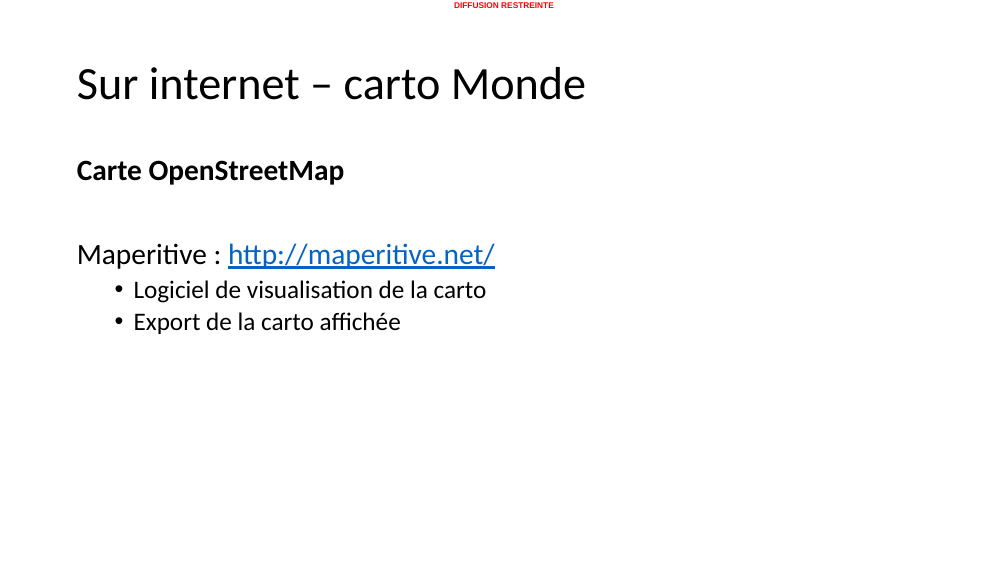
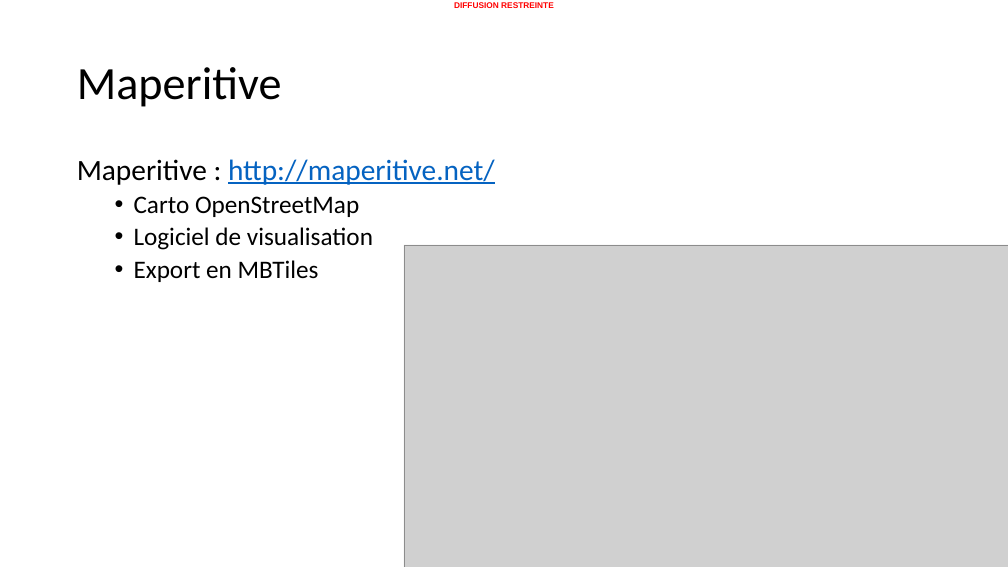
Before and after one commit to 20100dbg/OutilsGeo, a slide deck: slide 13 of cours/Guide - obtenir des cartes.pptx (slide 9 before the commit). Drawn at 1008x567 pixels with LibreOffice and Linux fonts; fonts in the diff are those of the drawing; grey boxes stand for pictures; background and template pictures are left out. Boxes give left, top, right and bottom in pixels: in the first picture for what was removed or moved away, otherwise in the second. Text is boxed around its words. In the diff, an @@ line names an element or a change of style, - is before the commit and + after.

```diff
--- a/cours/Guide - obtenir des cartes.pptx
+++ b/cours/Guide - obtenir des cartes.pptx
@@ title at <box>77,67,282,107</box>: text changed @@
-Sur internet – carto Monde
+Maperitive
@@ text at <box>77,160,345,185</box>: paragraph removed @@
-Carte OpenStreetMap
@@ text at <box>134,196,373,282</box>: text changed @@
-  • Logiciel de visualisation de la carto
-  • Export de la carto affichée
+  • Carto OpenStreetMap
+  • Logiciel de visualisation
+  • Export en MBTiles
@@ picture added at <box>404,245,1008,567</box> @@
```
Also in this commit, not shown: 16 other slides changed, 9 slides added, 14 slides removed, 4 other files.
